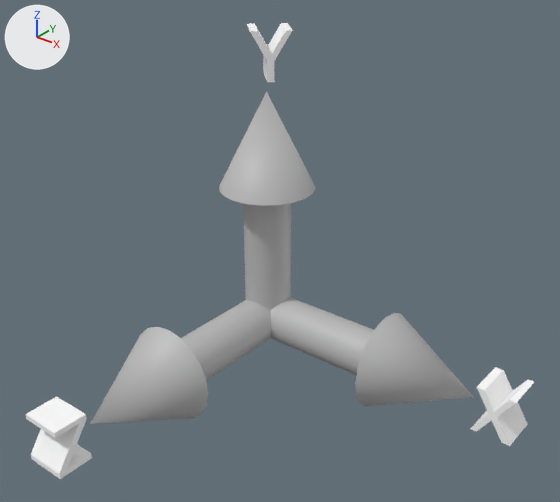
Renders of the FBX model Assets/axes.fbx from each side of a commit.
One viewpoint serves both versions: a 50 mm lens placed at (0.01201, -0.01448, 0.01102), pointed at (0.0028, -0.00297, 0.00389). Arrows for +X, +Y and +Z are at upper left; the lights stay in place. Where no turn or scale is listed for an object, it has been applied to the vertices.
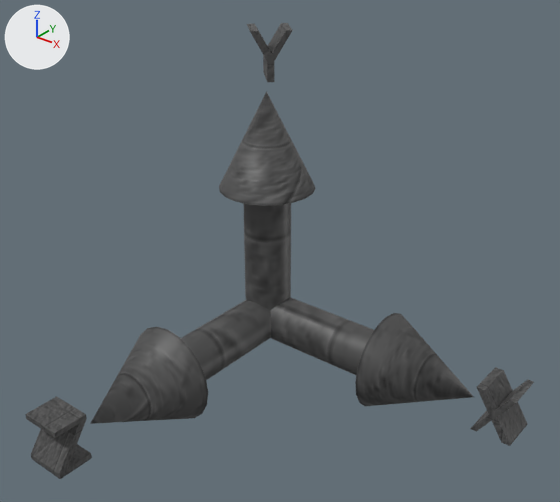
What changed in the scene script:
```text
Add img_bricks_bmp:
    img_bricks_bmp = load_image('bricks.bmp', 'bricks.bmp', 128, 128, 'sRGB')
Add mat_lambert3:
    mat_lambert3 = principled_material('lambert3')
    mat_lambert3.texture = img_bricks_bmp  # with its transparency
Change me_mesh_007:
    where me_mesh_007.from_pydata(...)  # 24 vertices, 14 faces; spans x 0.000013..0.000986, y -0.001..0.0, z 0.0..0.001189
    remove me_mesh_007.materials.append(mat_typeblinn2)  # white #ffffff
    add me_mesh_007.materials.append(mat_lambert3)  # picture img_bricks_bmp
Change me_mesh:
    where me_mesh.from_pydata(...)  # 18 vertices, 11 faces; spans x 0.00001..0.001417, y -0.000697..0.00071, z 0.0..0.001189
    remove me_mesh.materials.append(mat_typeblinn)  # white #ffffff
    add me_mesh.materials.append(mat_lambert3)  # picture img_bricks_bmp
Change me_mesh_004:
    where me_mesh_004.from_pydata(...)  # 42 vertices, 60 faces; spans x -0.0025..0.0025, y -0.00063..0.00063, z -0.00063..0.00063
    remove me_mesh_004.materials.append(mat_lambert1)  # grey #bcbcbc
    add me_mesh_004.materials.append(mat_lambert3)  # picture img_bricks_bmp
Change me_mesh_003:
    where me_mesh_003.from_pydata(...)  # 21 vertices, 21 faces; spans x -0.00125..0.00125, y -0.00125..0.00125, z -0.00125..0.00125
    remove me_mesh_003.materials.append(mat_lambert1)  # grey #bcbcbc
    add me_mesh_003.materials.append(mat_lambert3)  # picture img_bricks_bmp
Change me_mesh_002:
    where me_mesh_002.from_pydata(...)  # 42 vertices, 60 faces; spans x -0.00063..0.00062, y -0.00063..0.00063, z -0.0025..0.0025
    remove me_mesh_002.materials.append(mat_lambert1)  # grey #bcbcbc
    add me_mesh_002.materials.append(mat_lambert3)  # picture img_bricks_bmp
Change me_mesh_005:
    where me_mesh_005.from_pydata(...)  # 21 vertices, 21 faces; spans x -0.00125..0.00125, y -0.00125..0.00125, z -0.00125..0.00125
    remove me_mesh_005.materials.append(mat_lambert1)  # grey #bcbcbc
    add me_mesh_005.materials.append(mat_lambert3)  # picture img_bricks_bmp
Change me_mesh_006:
    where me_mesh_006.from_pydata(...)  # 42 vertices, 60 faces; spans x -0.00063..0.00063, y -0.0025..0.0025, z -0.00062..0.00063
    remove me_mesh_006.materials.append(mat_lambert1)  # grey #bcbcbc
    add me_mesh_006.materials.append(mat_lambert3)  # picture img_bricks_bmp
Change me_mesh_008:
    where me_mesh_008.from_pydata(...)  # 20 vertices, 12 faces; spans x 0.0..0.001, y 0.000076..0.000917, z 0.0..0.001189
    remove me_mesh_008.materials.append(mat_typeblinn3)  # white #ffffff
    add me_mesh_008.materials.append(mat_lambert3)  # picture img_bricks_bmp
Change me_mesh_001:
    where me_mesh_001.from_pydata(...)  # 21 vertices, 21 faces; spans x -0.00125..0.00125, y -0.00125..0.00125, z -0.00125..0.00125
    remove me_mesh_001.materials.append(mat_lambert1)  # grey #bcbcbc
    add me_mesh_001.materials.append(mat_lambert3)  # picture img_bricks_bmp
```

Where the change shows, as pixel boxes [x1, y1, x2, y2] in the pictures (560 x 502 px):
'pCone1.002', recoloured
    both: [90, 327, 208, 424]
'pCone1.001', recoloured
    both: [355, 313, 474, 406]
'pCone1', recoloured
    both: [219, 91, 315, 206]
'pCylinder1', recoloured (grey to black)
    both: [243, 203, 291, 310]
'pCylinder1.001', recoloured
    both: [270, 297, 374, 375]
'pCylinder1.002', recoloured
    both: [181, 300, 271, 380]
'typeMesh3', recoloured (white to grey)
    both: [25, 396, 92, 479]
'typeMesh2', recoloured (white to grey)
    both: [470, 367, 534, 446]
'typeMesh1', recoloured (white to grey)
    both: [247, 23, 293, 82]
